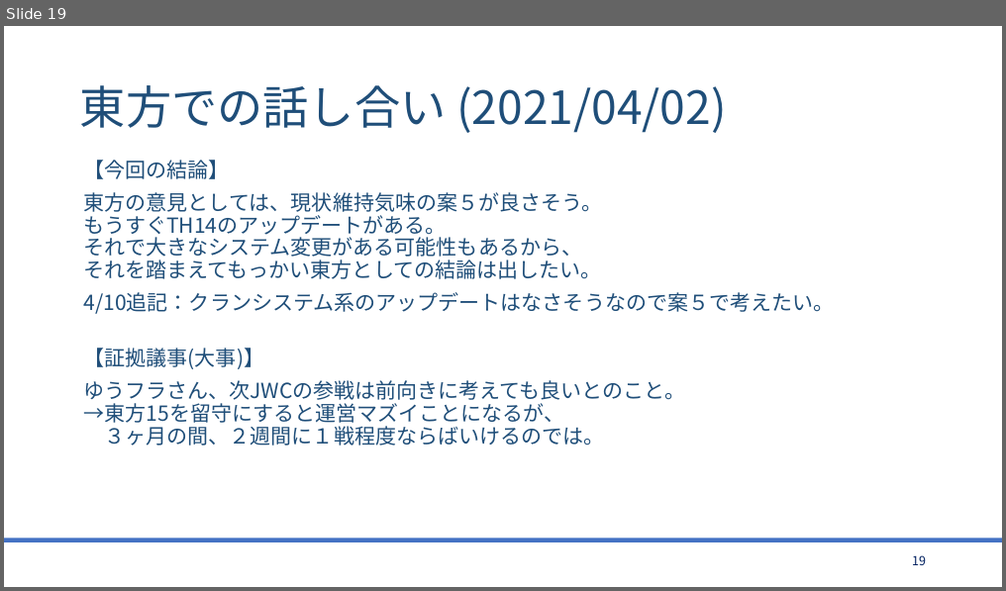
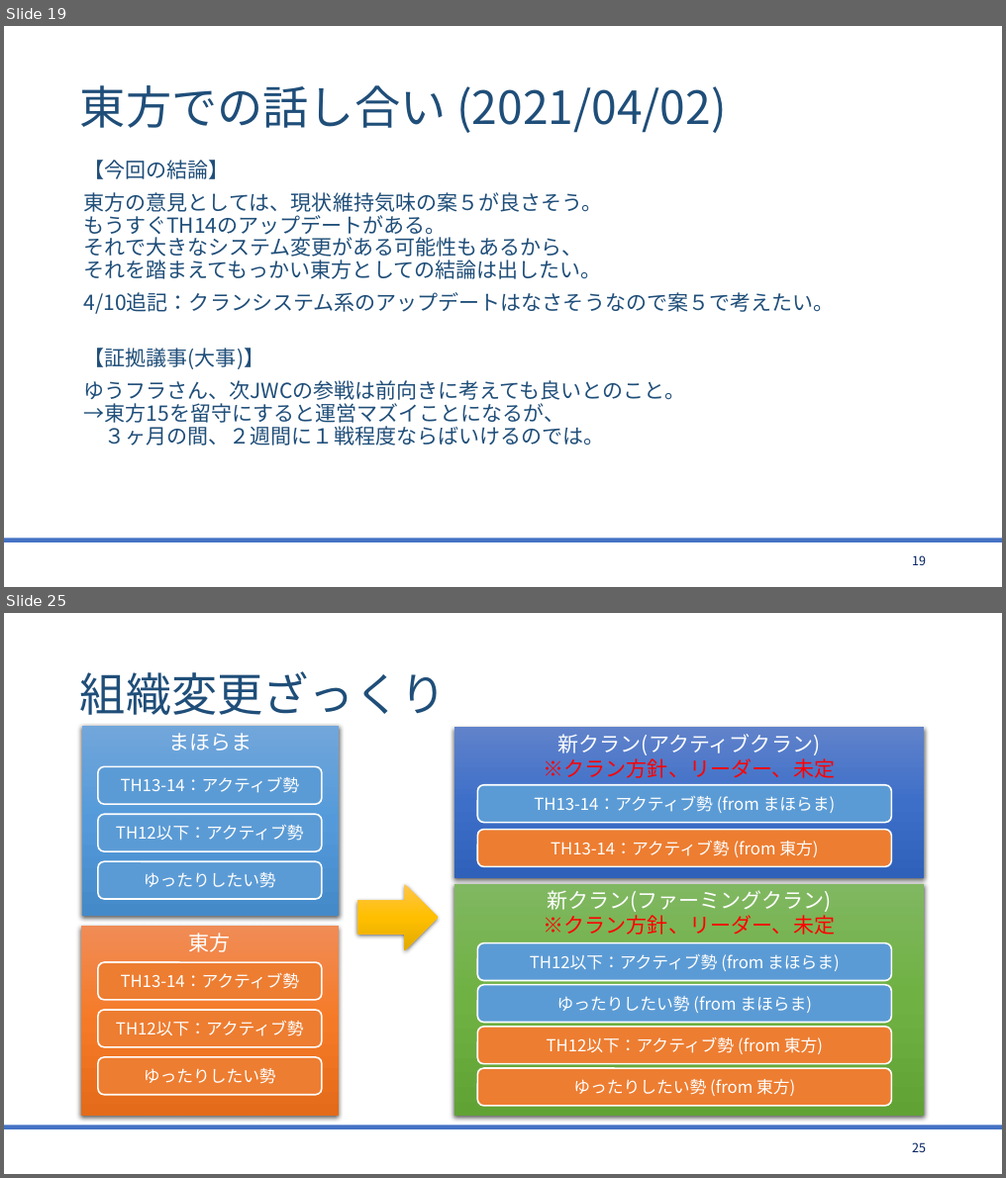
Before and after one commit to bigtreeCoC/documents, a slide deck: 東方とまほらまの今後について.pptx. Shown one above the other, each under a label of ours: slide 19 before the commit, slides 19 and 25 after it; the slides between them are not shown. The pictures are 1006x591 and 1006x1178 pixels, drawn with LibreOffice and Linux fonts; fonts in the diff are those of the drawing. Boxes give left, top, right and bottom in pixels: in the first picture for what was removed or moved away, otherwise in the second. Text is boxed around its words. In the diff, an @@ line names an element or a change of style, - is before the commit and + after.

Commit message:
東方とまほらま(3版)

```diff
--- a/東方とまほらまの今後について.pptx
+++ b/東方とまほらまの今後について.pptx
@@ slide 25 added at [4, 613, 1002, 1174], background #FFFFFF; not listed: 1 template element that a slide beside it also shows @@
@@ title added at [80, 671, 447, 715], 44 pt, text #1F4E79 @@
+組織変更ざっくり
@@ rectangle added at [82, 726, 340, 916], fill gradient #71A6DB to #559BDB to #448ACA, 20 pt, text #FFFFFF @@
+まほらま
@@ rectangle added at [453, 728, 924, 878], fill gradient #6183CB to #3E70CA to #3062BB, 20 pt, text #FFFFFF @@
+新クラン(アクティブクラン)
+※クラン方針、リーダー、未定
@@ rounded rectangle added at [98, 767, 322, 805], fill #5B9BD5, outline #FFFFFF 1.5 pt, 16 pt, text #FFFFFF @@
+TH13-14：アクティブ勢
@@ rounded rectangle added at [478, 785, 892, 823], fill #5B9BD5, outline #FFFFFF 1.5 pt, 16 pt, text #FFFFFF @@
+TH13-14：アクティブ勢 (from まほらま)
@@ rounded rectangle added at [98, 814, 322, 852], fill #5B9BD5, outline #FFFFFF 1.5 pt, 16 pt, text #FFFFFF @@
+TH12以下：アクティブ勢
@@ rounded rectangle added at [478, 830, 892, 866], fill #ED7D31, outline #FFFFFF 1.5 pt, 16 pt, text #FFFFFF @@
+TH13-14：アクティブ勢 (from 東方)
@@ rounded rectangle added at [98, 861, 322, 899], fill #5B9BD5, outline #FFFFFF 1.5 pt, 16 pt, text #FFFFFF @@
+ゆったりしたい勢
@@ right arrow added at [357, 884, 438, 951], fill gradient #FFC64B to #FFC000 to #E3AB00 @@
@@ rectangle added at [453, 884, 924, 1116], fill gradient #81B861 to #6FB242 to #62A336, 20 pt, text #FFFFFF @@
+新クラン(ファーミングクラン)
+※クラン方針、リーダー、未定
@@ rectangle added at [81, 926, 339, 1116], fill gradient #F18C57 to #F67B28 to #E56C19, 20 pt, text #FFFFFF @@
+東方
@@ rounded rectangle added at [98, 962, 322, 1000], fill #ED7D31, outline #FFFFFF 1.5 pt, 16 pt, text #FFFFFF @@
+TH13-14：アクティブ勢
@@ rounded rectangle added at [478, 943, 892, 980], fill #5B9BD5, outline #FFFFFF 1.5 pt, 16 pt, text #FFFFFF @@
+TH12以下：アクティブ勢 (from まほらま)
@@ rounded rectangle added at [478, 985, 892, 1023], fill #5B9BD5, outline #FFFFFF 1.5 pt, 16 pt, text #FFFFFF @@
+ゆったりしたい勢 (from まほらま)
@@ rounded rectangle added at [98, 1010, 322, 1048], fill #ED7D31, outline #FFFFFF 1.5 pt, 16 pt, text #FFFFFF @@
+TH12以下：アクティブ勢
@@ rounded rectangle added at [478, 1027, 892, 1064], fill #ED7D31, outline #FFFFFF 1.5 pt, 16 pt, text #FFFFFF @@
+TH12以下：アクティブ勢 (from 東方)
@@ rounded rectangle added at [98, 1058, 322, 1095], fill #ED7D31, outline #FFFFFF 1.5 pt, 16 pt, text #FFFFFF @@
+ゆったりしたい勢
@@ rounded rectangle added at [478, 1069, 892, 1106], fill #ED7D31, outline #FFFFFF 1.5 pt, 16 pt, text #FFFFFF @@
+ゆったりしたい勢 (from 東方)
@@ page number added at [912, 1143, 926, 1153], 12 pt, text #002060 @@
+25
```
Also in this commit, not shown: 10 slides changed, 7 other slides added, 1 other file.
